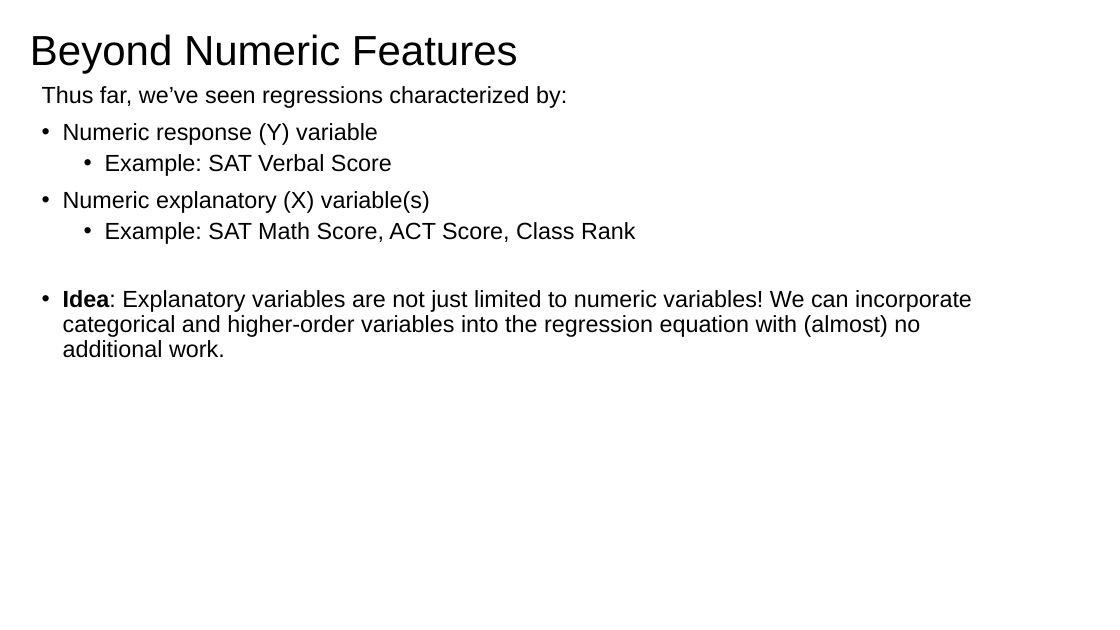
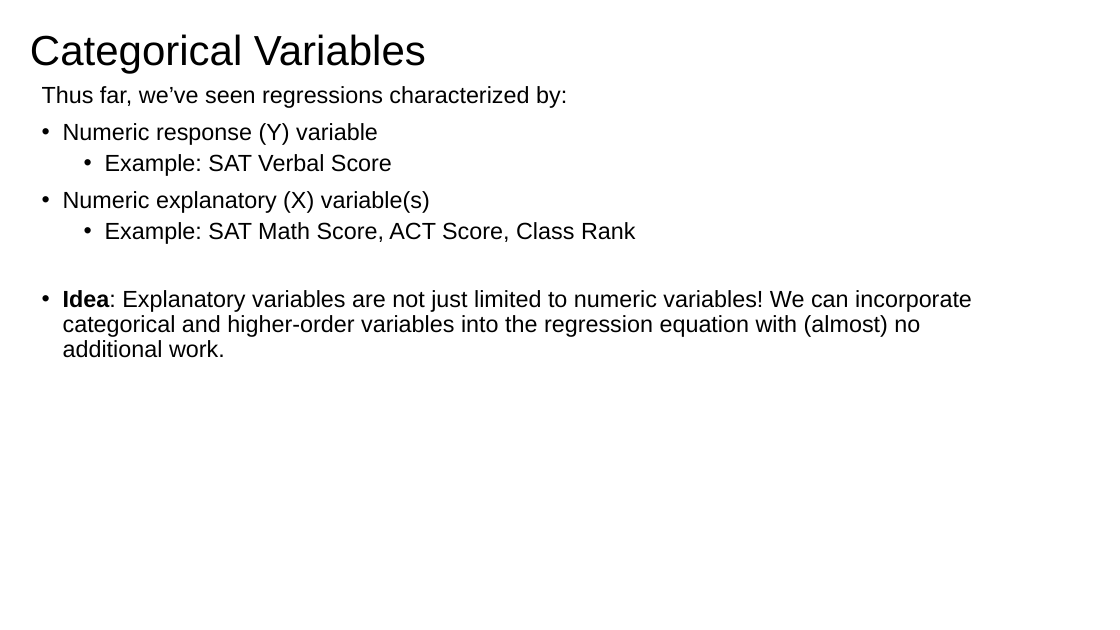
Before and after one commit to issues-osu/statsii-spring2026, a slide deck: slide 9 of slides/dummy/dummy_vars2026.pptx (slide 3 before the commit). Drawn at 1120x630 pixels with LibreOffice and Linux fonts; fonts in the diff are those of the drawing. Boxes give left, top, right and bottom in pixels: in the first picture for what was removed or moved away, otherwise in the second. Text is boxed around its words. In the diff, an @@ line names an element or a change of style, - is before the commit and + after.

```diff
--- a/slides/dummy/dummy_vars2026.pptx
+++ b/slides/dummy/dummy_vars2026.pptx
@@ title at [30,34,426,74]: text changed @@
-Beyond Numeric Features
+Categorical Variables
```
Also in this commit, not shown: 15 other slides changed, 7 slides added, 3 other files.
